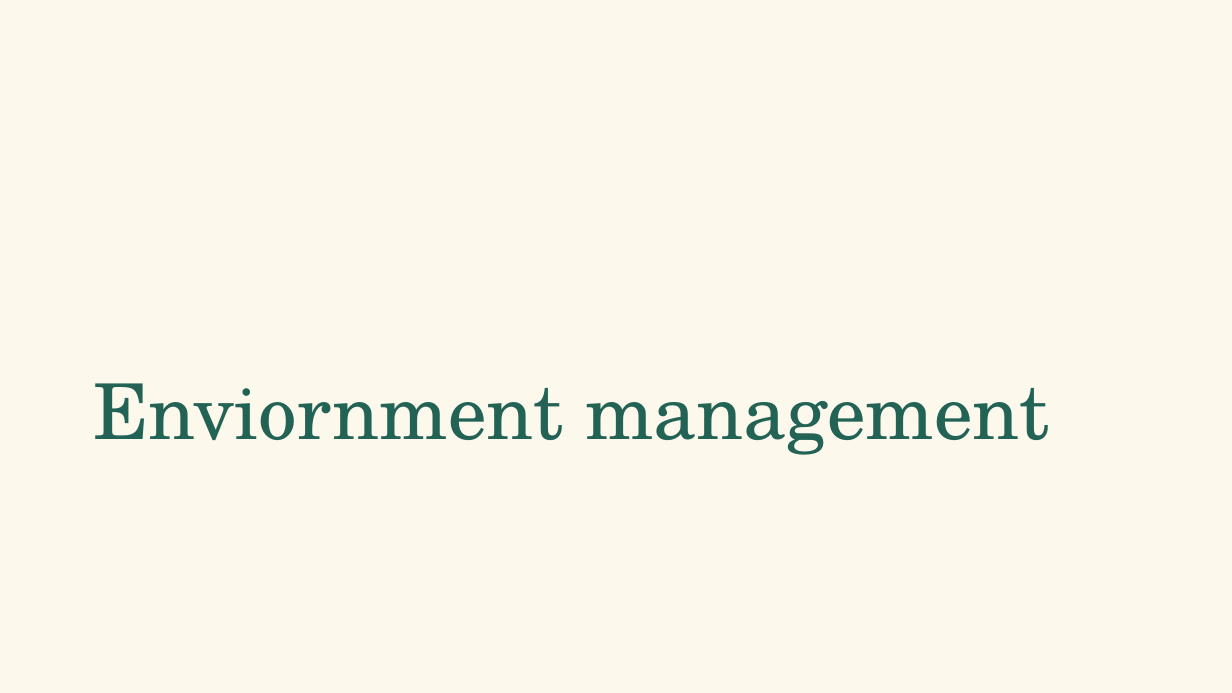
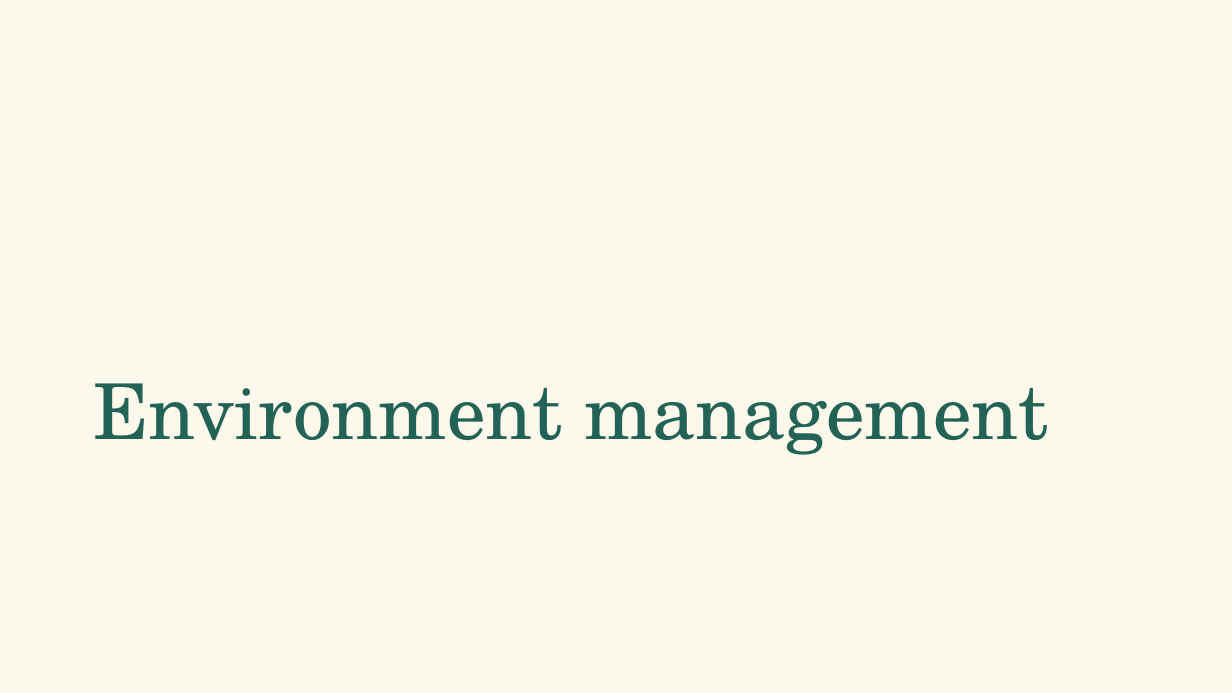
Before and after one commit to falconair/lectures, a slide deck: slide 2 of lectures/080_env_pkg_management/Python environment and package management.pptx (slide 29 before the commit). Drawn at 1232x693 pixels with LibreOffice and Linux fonts; fonts in the diff are those of the drawing. Boxes give left, top, right and bottom in pixels: in the first picture for what was removed or moved away, otherwise in the second. Text is boxed around its words. In the diff, an @@ line names an element or a change of style, - is before the commit and + after.

Commit message:
Fixes a typo in the env management lecture

```diff
--- a/lectures/080_env_pkg_management/Python environment and package management.pptx
+++ b/lectures/080_env_pkg_management/Python environment and package management.pptx
@@ title at <box>93,383,1049,455</box>: text changed @@
-Enviornment management
+Environment management
```
Also in this commit, not shown: 4 other slides changed, 3 slides added.
